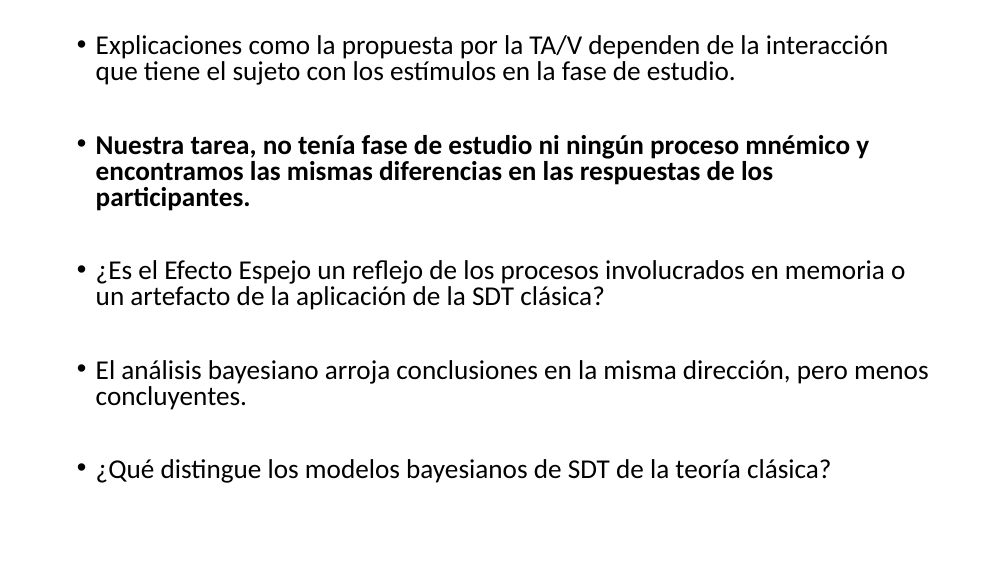
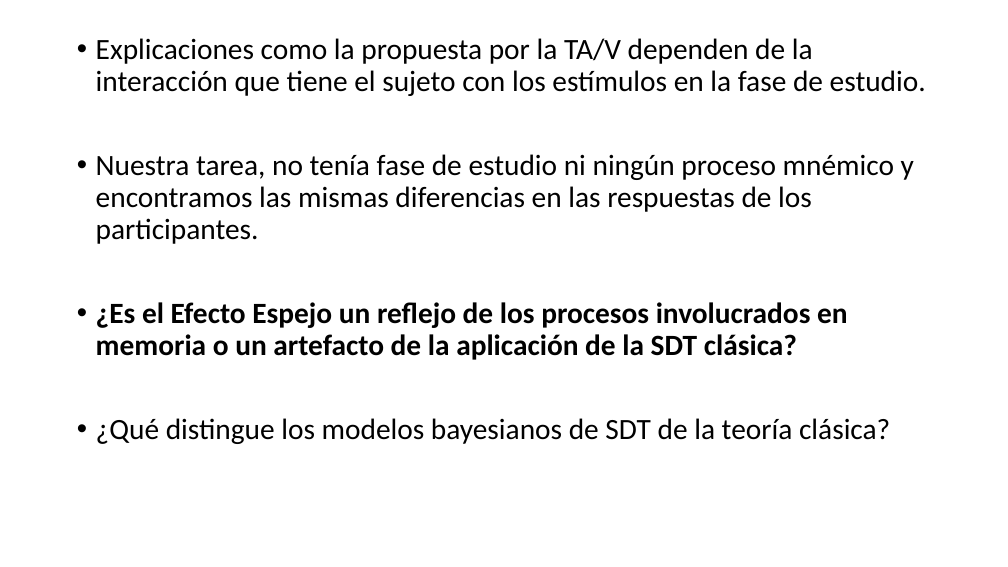
Before and after one commit to Adrifelcha/Adrifelcha, a slide deck: slide 67 of Tesis/Presentaciones/FINAL_Examen.pptx (slide 64 before the commit). Drawn at 1008x567 pixels with LibreOffice and Linux fonts; fonts in the diff are those of the drawing. Boxes give left, top, right and bottom in pixels: in the first picture for what was removed or moved away, otherwise in the second. Text is boxed around its words. In the diff, an @@ line names an element or a change of style, - is before the commit and + after.

```diff
--- a/Tesis/Presentaciones/FINAL_Examen.pptx
+++ b/Tesis/Presentaciones/FINAL_Examen.pptx
@@ text "Explicaciones como la propuesta por ..." at (x1=96, y1=38, x2=926, y2=444): size 25.9 to 28 pt; bold off in "Nuestra tarea, no tenía fase de estudio ..."; bold on in "¿Es el Efecto Espejo un reflejo de ..."; line spacing 0.8 to 0.9 @@
@@ text at (x1=96, y1=360, x2=928, y2=410): paragraph removed @@
-• El análisis bayesiano arroja conclusiones en la misma dirección, pero menos concluyentes.
```
Also in this commit, not shown: 13 other slides changed, 2 slides added, 1 slide removed, 1 other file.
